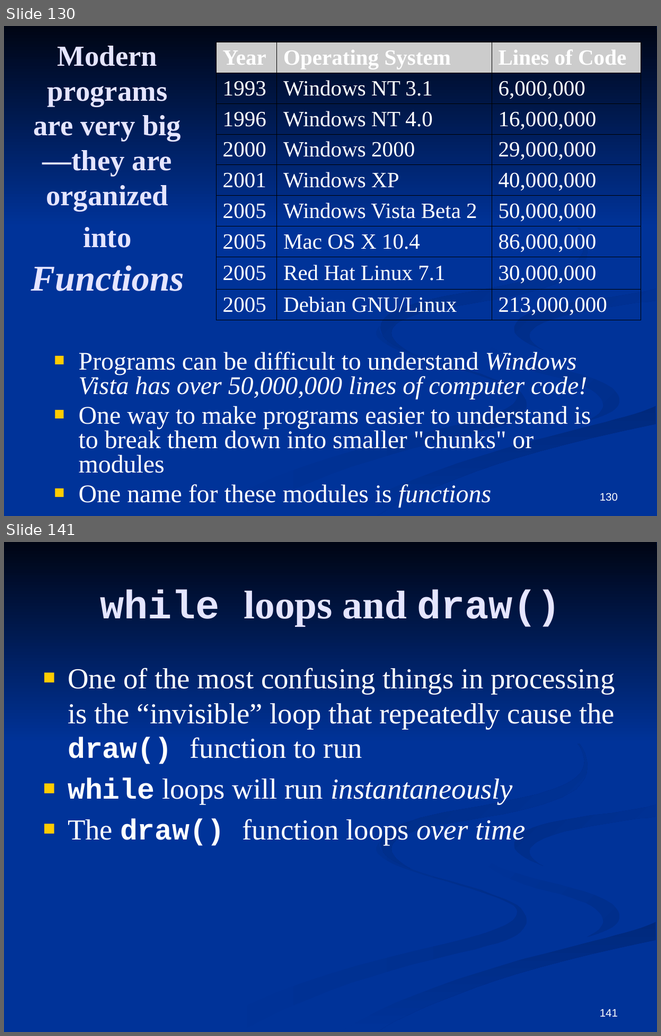
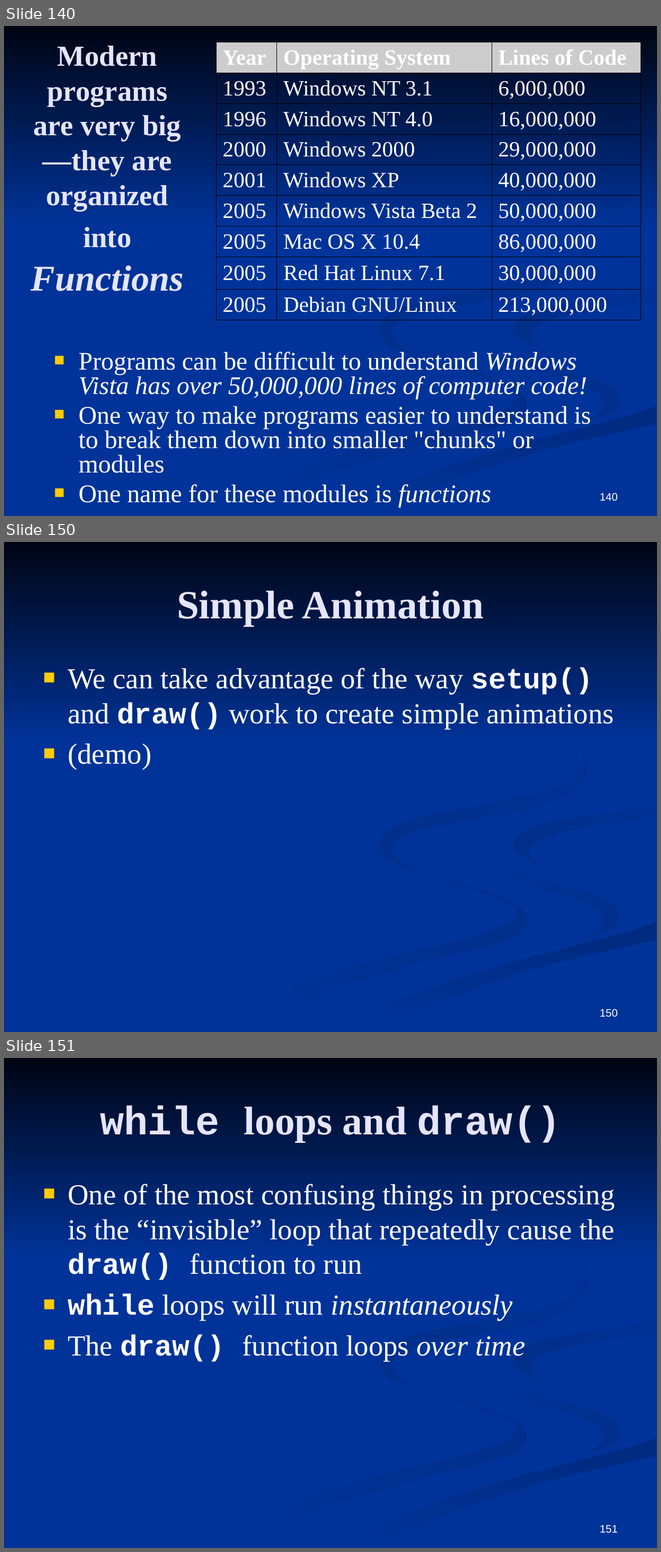
Before and after one commit to CSCamp/CSCamp.github.io, a slide deck: CSCamp.pptx. Shown one above the other, each under a label of ours: slides 130 and 141 before the commit, slides 140, 150 and 151 after it; the slides between them are not shown. The pictures are 661x1036 and 661x1552 pixels, drawn with LibreOffice and Linux fonts; fonts in the diff are those of the drawing. Boxes give left, top, right and bottom in pixels: in the first picture for what was removed or moved away, otherwise in the second. Text is boxed around its words. In the diff, an @@ line names an element or a change of style, - is before the commit and + after.

```diff
--- a/CSCamp.pptx
+++ b/CSCamp.pptx
@@ slide 150 added at [4, 542, 657, 1032], background #003399; not listed: 7 template elements that a slide beside it also shows @@
@@ title added at [177, 590, 484, 626], 44 pt, text #E5E5FF, bold @@
+Simple Animation
@@ text added at [68, 668, 614, 769], 32 pt, text #FFFFFF @@
+■ We can take advantage of the way setup() and draw() work to create simple animations
+■ (demo)
@@ page number added at [600, 1008, 618, 1017], 12 pt, text #FFFFFF @@
+150
@@ what was slide 130 is now slide 140 @@
@@ page number at [600, 492, 618, 501]: text changed @@
-130
+140
@@ what was slide 141 is now slide 151 @@
@@ page number at [600, 1525, 618, 1533]: text changed @@
-141
+151
```
Also in this commit, not shown: 1 slide changed, 10 other slides added, 1 slide removed, 5 other files.
